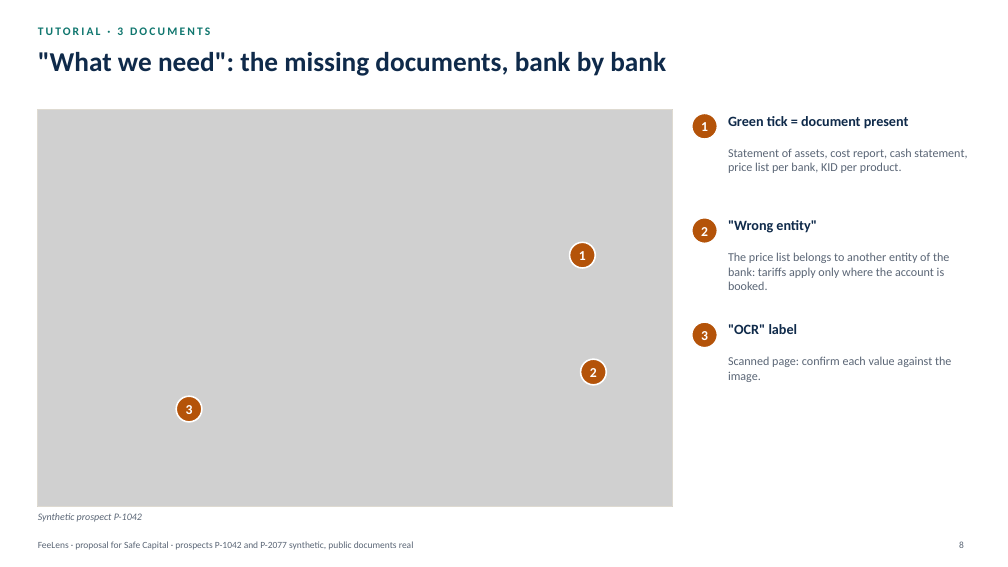
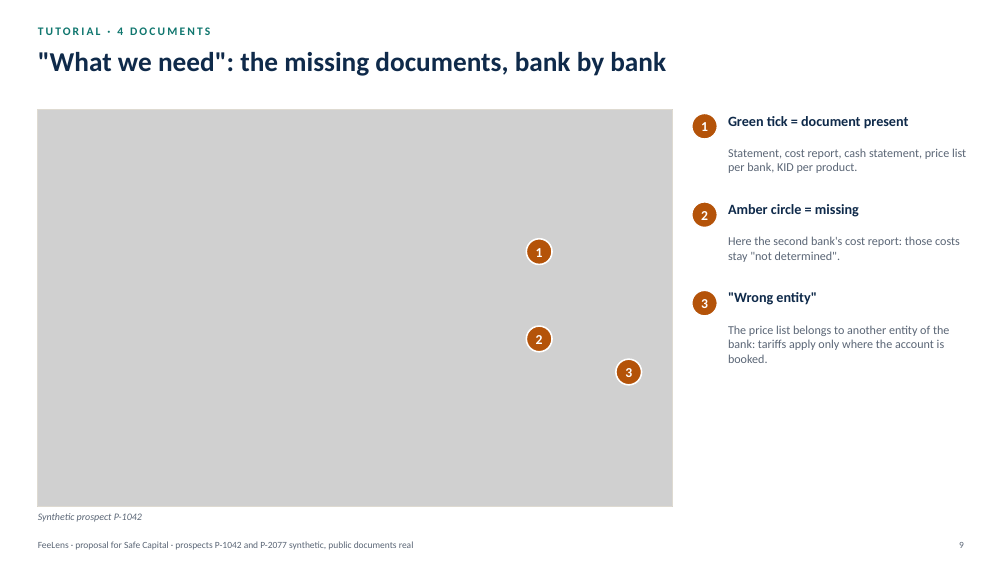
Before and after one commit to rossotti-alessandro/PortfolioCostEngine, a slide deck: slide 9 of slides/FeeLens_Proposal_EN.pptx (slide 8 before the commit). Drawn at 1008x567 pixels with LibreOffice and Linux fonts; fonts in the diff are those of the drawing; grey boxes stand for pictures. Boxes give left, top, right and bottom in pixels: in the first picture for what was removed or moved away, otherwise in the second. Text is boxed around its words. In the diff, an @@ line names an element or a change of style, - is before the commit and + after.

```diff
--- a/slides/FeeLens_Proposal_EN.pptx
+++ b/slides/FeeLens_Proposal_EN.pptx
@@ text at [38, 27, 210, 35]: text changed @@
-TUTORIAL · 3 DOCUMENTS
+TUTORIAL · 4 DOCUMENTS
@@ text at [728, 148, 966, 173]: text changed @@
-Statement of assets, cost report, cash statement, price list per bank, KID per product.
+Statement, cost report, cash statement, price list per bank, KID per product.
@@ text "2": place and size @@
-text "2" at [701, 227, 708, 236]
+text "2" at [701, 211, 708, 220]
@@ ellipse: place and size @@
-ellipse at [692, 218, 718, 243]
+ellipse at [692, 202, 718, 228]
@@ text added at [728, 204, 859, 217], 13.5 pt, text #0F2A4A, bold @@
+Amber circle = missing
@@ text "1": place and size @@
-text "1" at [579, 251, 586, 260]
+text "1" at [536, 248, 543, 257]
@@ ellipse: place and size @@
-ellipse at [569, 243, 595, 268]
+ellipse at [526, 239, 552, 265]
@@ text added at [728, 236, 960, 262], 11.5 pt, text #5B6676 @@
+Here the second bank's cost report: those costs stay "not determined".
@@ text "3": place and size @@
-text "3" at [701, 331, 708, 340]
+text "3" at [701, 299, 708, 308]
@@ ellipse: place and size @@
-ellipse at [692, 322, 718, 348]
+ellipse at [692, 290, 718, 316]
@@ text ""Wrong entity"": place and size @@
-text ""Wrong entity"" at [728, 220, 817, 233]
+text ""Wrong entity"" at [728, 292, 817, 305]
@@ text "2": place and size @@
-text "2" at [590, 368, 597, 377]
+text "2" at [536, 335, 543, 344]
@@ ellipse: place and size @@
-ellipse at [581, 359, 606, 385]
+ellipse at [526, 326, 552, 352]
@@ text "The price list belongs to ...": place and size @@
-text "The price list belongs to ..." at [728, 252, 949, 290]
+text "The price list belongs to ..." at [728, 325, 949, 363]
@@ text removed at [728, 324, 798, 334] @@
-"OCR" label
@@ text "3": place and size @@
-text "3" at [186, 405, 193, 414]
+text "3" at [625, 368, 632, 377]
@@ ellipse: place and size @@
-ellipse at [176, 396, 202, 422]
+ellipse at [616, 359, 642, 385]
@@ text removed at [728, 356, 951, 382] @@
-Scanned page: confirm each value against the image.
```
Also in this commit, not shown: 24 other slides changed, 4 slides added, 1 slide removed, 36 other files.
